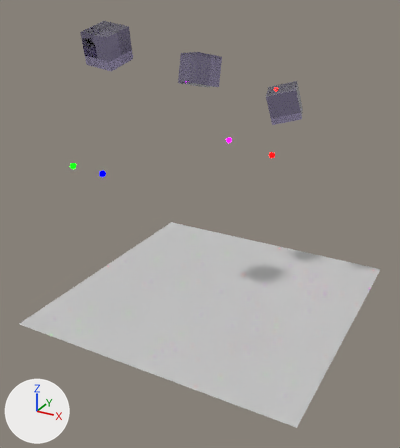
A saved change to the Blender file ps2/ps2.blend.
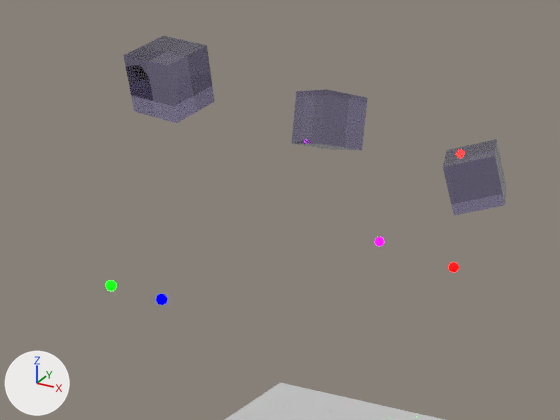
The first picture shows the older version from a camera (50 mm lens) standing at (8.18, -16.07, 10.77) and looking at (-0.16, -0.92, 3.2). The close-ups show both versions on the part from 2% to 83% of the width and 0% to 54% of the height of that picture; other places that the commit changed are outside them. The lights are fixed; the arrows at lower left show +X, +Y and +Z.

Objects in the first close-up: 'Cube', 'Cube.002', 'Cube.003', 'Grid.001', 'orb blue', 'orb green', 'orb ping', 'orb red'.
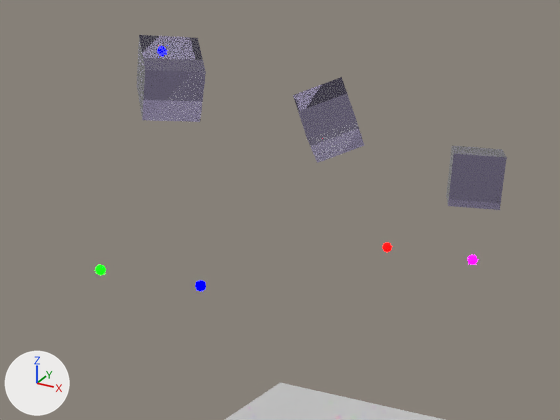
Where the change shows, as pixel boxes (x1, y1, x2, y2) in the close-ups (560 x 420 px):
'Cube.002', turned: before (123, 36, 215, 123); after (137, 35, 206, 122)
'Cube', turned: before (292, 89, 368, 150); after (293, 77, 364, 163)
'Cube.003', turned: before (443, 139, 506, 215); after (446, 146, 507, 210)
'orb blue', moved: before (156, 294, 168, 305); after (195, 280, 206, 291)
'orb green', moved: before (105, 280, 117, 291); after (95, 265, 106, 275)
'orb red', moved: before (448, 262, 459, 272); after (382, 243, 392, 252)
'orb ping', moved: before (375, 237, 384, 246); after (467, 255, 478, 265)

Diff of the bpy script that builds the scene:
```diff
--- a/ps2/ps2.blend.py
+++ b/ps2/ps2.blend.py
@@ ob_cube @@
 ob_cube.location = (-1.13, 0.84, 8.0)
-ob_cube.rotation_euler = (-1.348, 3.017, -0.419)  # degrees (-77, 173, -24)
+ob_cube.rotation_euler = (-2.001, 2.503, -1.298)  # degrees (-115, 143, -74)
 ob_cube.scale = (0.5, 0.5, 0.5)
@@ ob_orb_green @@
 ob_orb_green = bpy.data.objects.new('orb green', me_sphere)
-ob_orb_green.location = (-3.04, -3.71, 5.6)
+ob_orb_green.location = (-3.85, -3.06, 5.6)
@@ ob_orb_blue @@
 ob_orb_blue = bpy.data.objects.new('orb blue', me_sphere_001)
-ob_orb_blue.location = (-1.77, -3.89, 5.6)
+ob_orb_blue.location = (-1.64, -2.95, 5.6)
 ob_orb_blue.visible_diffuse = False
@@ ob_orb_ping @@
 ob_orb_ping = bpy.data.objects.new('orb ping', me_sphere_002)
-ob_orb_ping.location = (-0.18, 1.25, 5.6)
+ob_orb_ping.location = (1.98, 0.91, 5.6)
@@ ob_orb_red @@
 ob_orb_red = bpy.data.objects.new('orb red', me_sphere_003)
-ob_orb_red.location = (1.86, 0.27, 5.6)
+ob_orb_red.location = (0.16, 0.93, 5.6)
@@ ob_cube_002 @@
 ob_cube_002.location = (-2.54, -2.29, 9.0)
-ob_cube_002.rotation_euler = (-3.267, 0.266, -1.7)  # degrees (-187, 15, -97)
+ob_cube_002.rotation_euler = (-3.655, -0.0665, -2.351)  # degrees (-209, -3.8, -135)
 ob_cube_002.scale = (0.5, 0.5, 0.5)
@@ ob_cube_003 @@
 ob_cube_003.location = (1.63, 1.76, 7.0)
-ob_cube_003.rotation_euler = (-2.599, 1.867, -2.297)  # degrees (-149, 107, -132)
+ob_cube_003.rotation_euler = (-2.82, 1.507, -2.399)  # degrees (-162, 86, -137)
 ob_cube_003.scale = (0.5, 0.5, 0.5)
```
